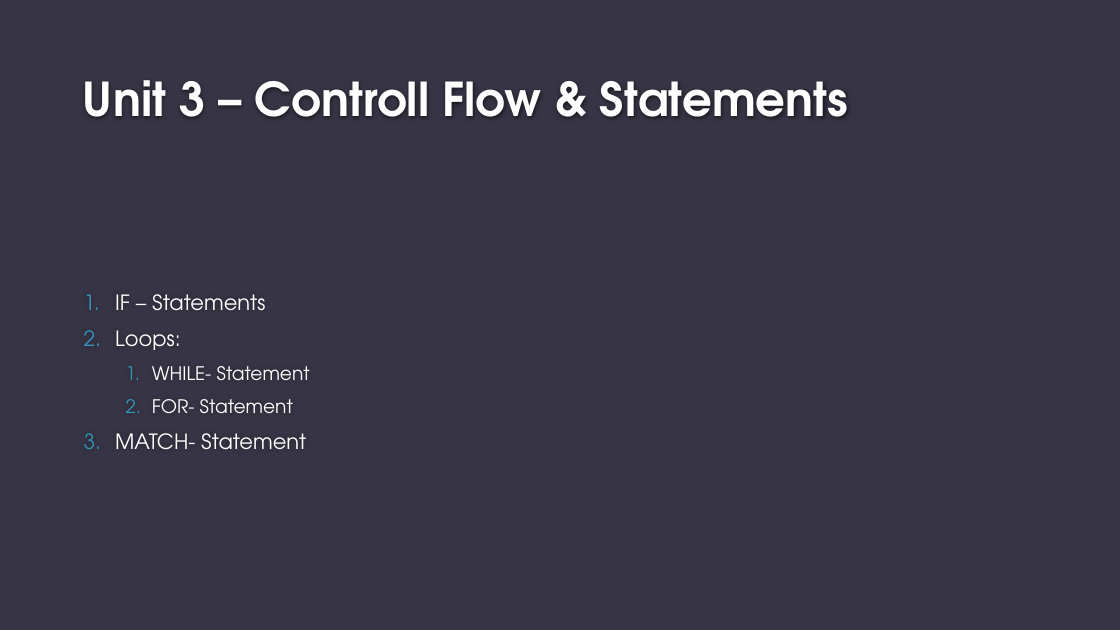
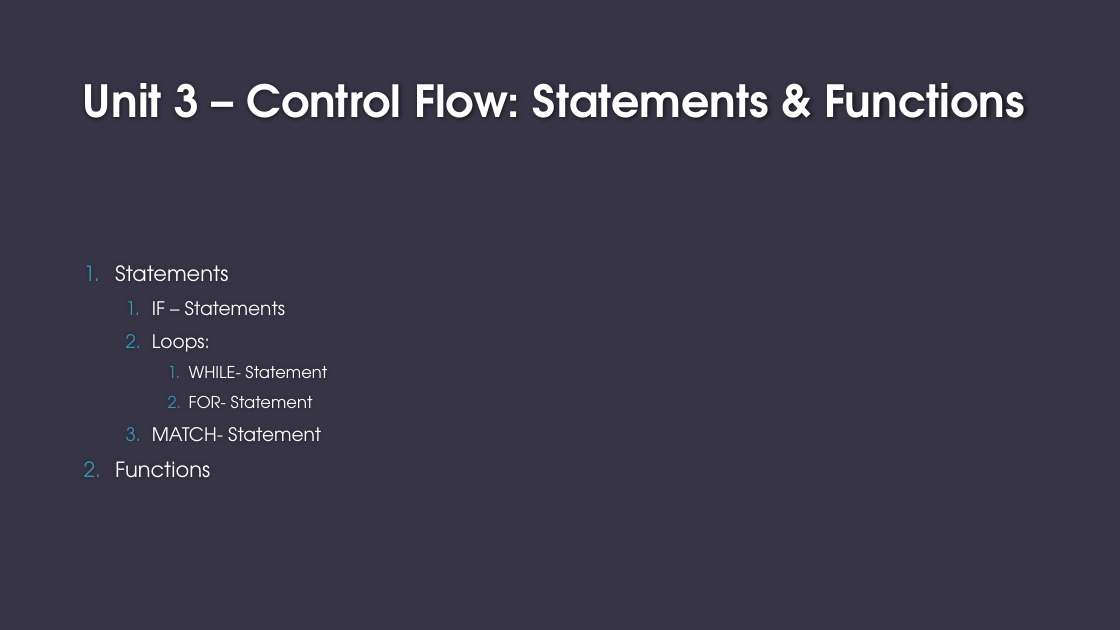
Before and after one commit to eliaruehle/py_course, a slide deck: slide 3 of open_repo/unit3_statements.pptx. Drawn at 1120x630 pixels with LibreOffice and Linux fonts; fonts in the diff are those of the drawing; background and template pictures are left out. Boxes give left, top, right and bottom in pixels: in the first picture for what was removed or moved away, otherwise in the second. Text is boxed around its words. In the diff, an @@ line names an element or a change of style, - is before the commit and + after.

Commit message:
unit 3

```diff
--- a/open_repo/unit3_statements.pptx
+++ b/open_repo/unit3_statements.pptx
@@ title at [83,83,1025,118]: text changed; size 40 to 38 pt @@
-Unit 3 – Controll Flow & Statements
+Unit 3 – Control Flow: Statements & Functions
@@ text at [115,265,228,282]: paragraph added @@
+1. Statements
@@ text at [152,301,327,442]: size 18 to 16 pt in "IF – Statements", "Loops:", "MATCH- Statement"; size 16 to 14 pt in "WHILE- Statement", "FOR- Statement"; list level 1 to 2 in "IF – Statements"; list level 1 to 2 in "Loops:"; list level 2 to 3 in "WHILE- Statement"; list level 2 to 3 in "FOR- Statement"; list level 1 to 2 in "MATCH- Statement" @@
@@ text at [115,461,210,478]: paragraph added @@
+2. Functions
```
Also in this commit, not shown: 2 slides added, 4 other files.
